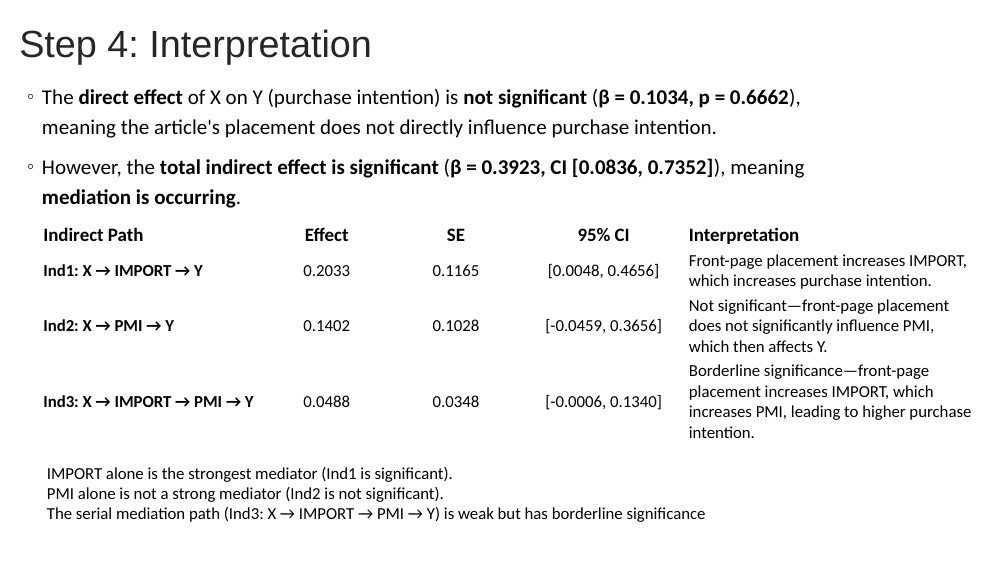
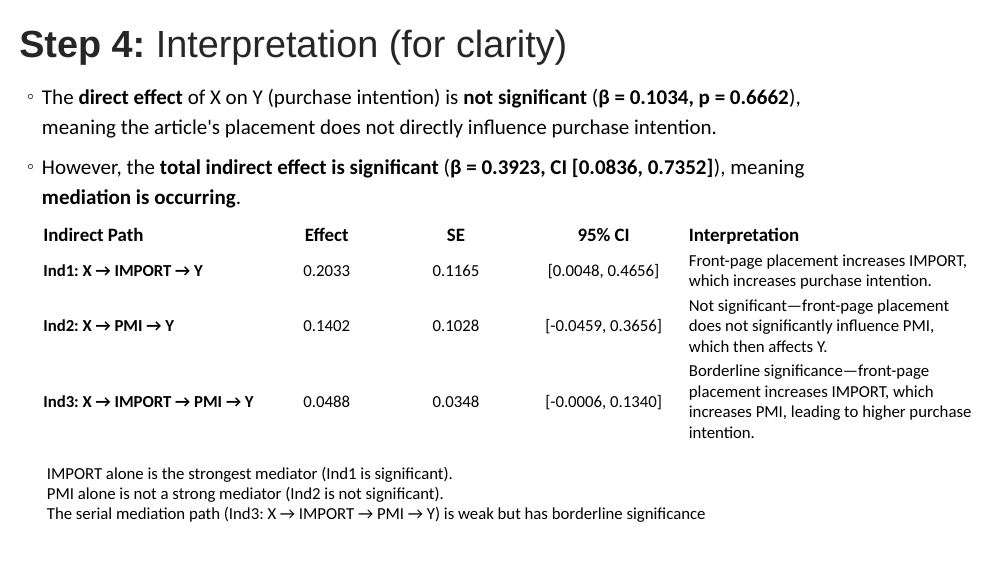
Before and after one commit to bigdataforsocialjustice/stats-for-social-justice, a slide deck: slide 21 of slides/moderation/Mediation and Moderation (Part 3).pptx (slide 20 before the commit). Drawn at 1008x567 pixels with LibreOffice and Linux fonts; fonts in the diff are those of the drawing. Boxes give left, top, right and bottom in pixels: in the first picture for what was removed or moved away, otherwise in the second. Text is boxed around its words. In the diff, an @@ line names an element or a change of style, - is before the commit and + after.

```diff
--- a/slides/moderation/Mediation and Moderation (Part 3).pptx
+++ b/slides/moderation/Mediation and Moderation (Part 3).pptx
@@ title at [19,29,567,65]: text changed @@
-Step 4: Interpretation
+Step 4: Interpretation (for clarity)
```
Also in this commit, not shown: 17 other slides changed, 2 slides added.
